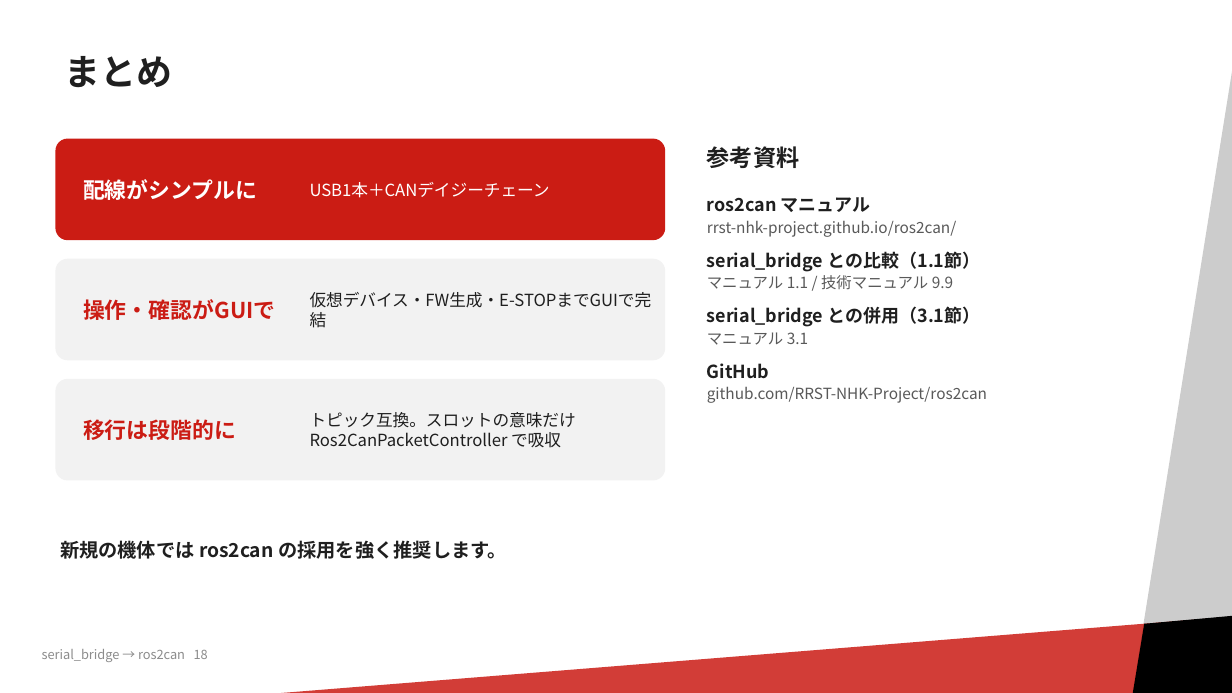
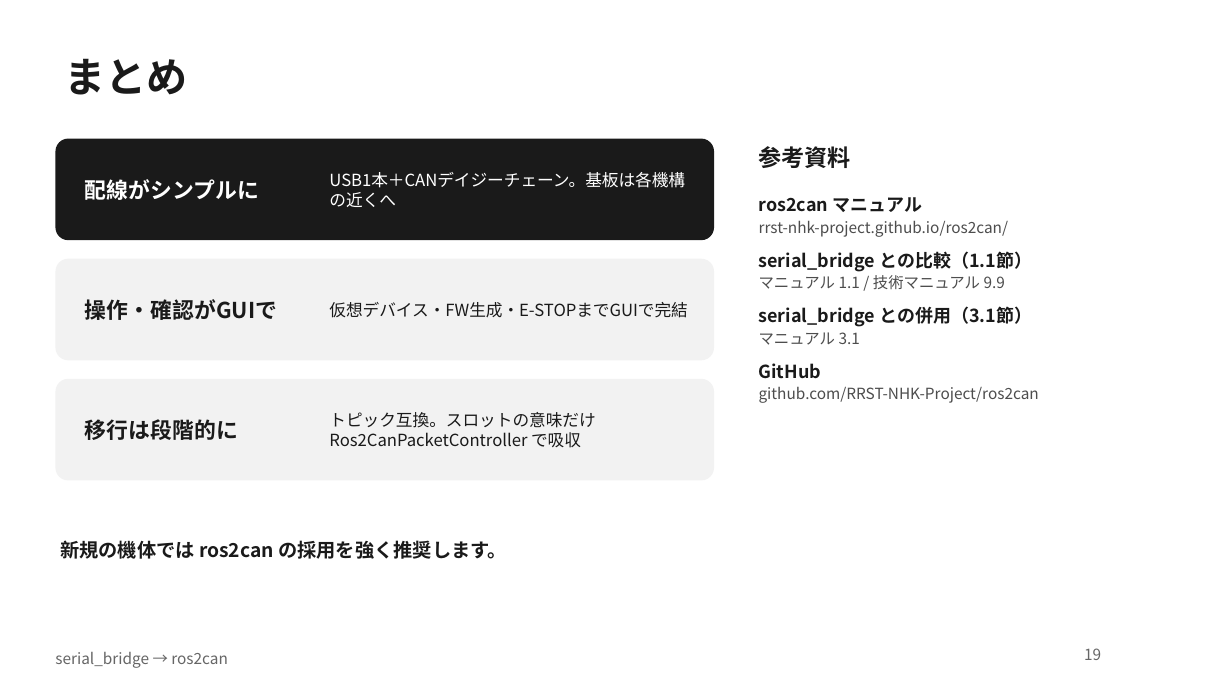
Before and after one commit to RRST-NHK-Project/rrst-ros2-ws-practice, a slide deck: slide 19 of docs/serial_bridgeからros2canへ_移行ガイド.pptx (slide 18 before the commit). Drawn at 1232x693 pixels with LibreOffice and Linux fonts; fonts in the diff are those of the drawing; background and template pictures are left out. Boxes give left, top, right and bottom in pixels: in the first picture for what was removed or moved away, otherwise in the second. Text is boxed around its words. In the diff, an @@ line names an element or a change of style, - is before the commit and + after.

Commit message:
講習資料

```diff
--- a/docs/serial_bridgeからros2canへ_移行ガイド.pptx
+++ b/docs/serial_bridgeからros2canへ_移行ガイド.pptx
@@ rectangle removed at box(1042, 17, 1232, 693) @@
@@ title "まとめ" at box(65, 58, 188, 95): size 28 to 32 pt, text colour #1F1F1F to #1A1A1A; line spacing 0.9 to 1 @@
@@ rounded rectangle: place and size @@
-rounded rectangle at box(55, 139, 665, 240)
+rounded rectangle at box(55, 139, 714, 240)
@@ rounded rectangle at box(55, 139, 714, 240): fill #CB1C14 to #1A1A1A; proportions changed @@
@@ text colour #1F1F1F to #1A1A1A in 4 elements at box(60, 540, 507, 559), box(329, 302, 687, 318), box(329, 412, 595, 448), box(759, 146, 851, 168) @@
@@ text "参考資料": place and size @@
-text "参考資料" at box(707, 146, 799, 168)
+text "参考資料" at box(759, 146, 851, 168)
@@ text at box(329, 172, 685, 207): text changed @@
-USB1本＋CANデイジーチェーン
+USB1本＋CANデイジーチェーン。基板は各機構の近くへ
@@ text "ros2can マニュアル": place and size @@
-text "ros2can マニュアル" at box(707, 197, 987, 403)
+text "ros2can マニュアル" at box(759, 197, 1039, 403)
@@ text "ros2can マニュアル" at box(759, 197, 1039, 403): text colour #1F1F1F to #1A1A1A in "ros2can マニュアル", "serial_bridge との比較（1.1節）", "serial_bridge との併用（3.1節）", "GitHub"; text colour #595959 to #4D4D4D in "rrst-nhk-project.github.io/ros2can/", "マニュアル 1.1 / 技術マニュアル 9.9", "マニュアル 3.1", "github.com/RRST-NHK-Project/ros2can" @@
@@ rounded rectangle: place and size @@
-rounded rectangle at box(55, 259, 665, 360)
+rounded rectangle at box(55, 259, 714, 360)
@@ rounded rectangle at box(55, 259, 714, 360): proportions changed @@
@@ text "操作・確認がGUIで" at box(85, 299, 277, 320): text colour #CB1C14 to #1A1A1A @@
@@ text "仮想デバイス・FW生成・E-STOPまでGUIで完結": place and size @@
-text "仮想デバイス・FW生成・E-STOPまでGUIで完結" at box(310, 292, 652, 307)
+text "仮想デバイス・FW生成・E-STOPまでGUIで完結" at box(329, 302, 687, 318)
@@ rounded rectangle at box(55, 379, 714, 481): proportions changed @@
@@ rounded rectangle: place and size @@
-rounded rectangle at box(55, 379, 665, 481)
+rounded rectangle at box(55, 379, 714, 481)
@@ text "移行は段階的に" at box(85, 419, 238, 440): text colour #CB1C14 to #1A1A1A @@
@@ text "トピック互換。スロットの意味だけ Ros2CanPacketController で吸収": place and size @@
-text "トピック互換。スロットの意味だけ Ros2CanPacketController で吸収" at box(310, 412, 576, 448)
+text "トピック互換。スロットの意味だけ Ros2CanPacketController で吸収" at box(329, 412, 595, 448)
@@ rectangle removed at box(52, 610, 1232, 693) @@
@@ parallelogram removed at box(1117, 610, 1232, 693) @@
@@ text removed at box(42, 649, 208, 662) @@
-serial_bridge → ros2can 18
@@ text added at box(55, 652, 228, 668), 12 pt, text #666666 @@
+serial_bridge → ros2can
@@ page number added at box(1084, 648, 1101, 660), 12 pt, text #666666 @@
+19
```
Also in this commit, not shown: 17 other slides changed, 1 slide added, 2 other files.
